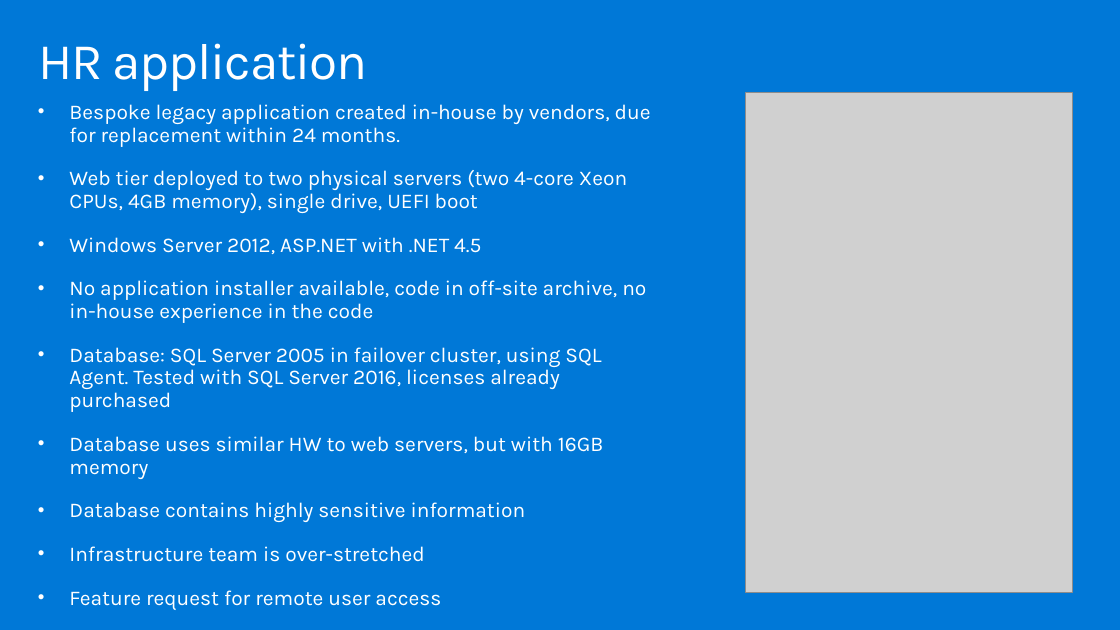
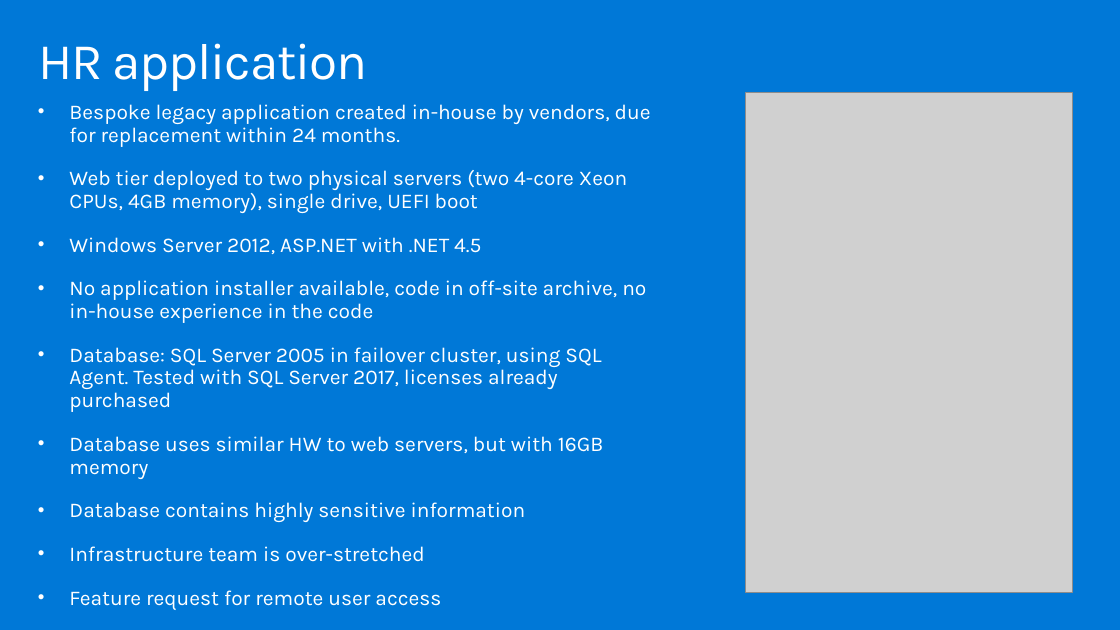
Before and after one commit to GretaLakra/Azure, a slide deck: slide 7 of Whiteboard design session/Whiteboard design session trainer presentation - Lift and shift.pptx. Drawn at 1120x630 pixels with LibreOffice and Linux fonts; fonts in the diff are those of the drawing; grey boxes stand for pictures. Boxes give left, top, right and bottom in pixels: in the first picture for what was removed or moved away, otherwise in the second. Text is boxed around its words. In the diff, an @@ line names an element or a change of style, - is before the commit and + after.

```diff
--- a/Whiteboard design session/Whiteboard design session trainer presentation - Lift and shift.pptx
+++ b/Whiteboard design session/Whiteboard design session trainer presentation - Lift and shift.pptx
@@ text at [69, 347, 601, 412]: text changed @@
-• Database: SQL Server 2005 in failover cluster, using SQL Agent. Tested with SQL Server 2016, licenses already purchased
+• Database: SQL Server 2005 in failover cluster, using SQL Agent. Tested with SQL Server 2017, licenses already purchased
```
Also in this commit, not shown: 2 other slides changed, 2 other files.
